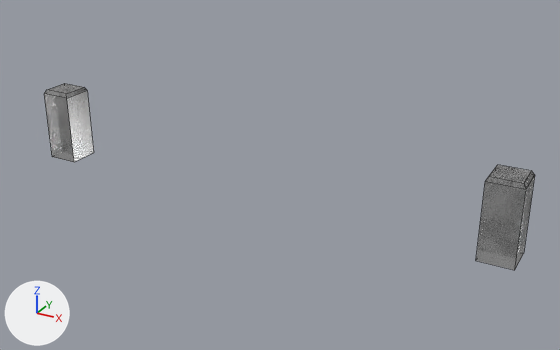
The FBX model Assets/04.Graphics/Environment/BoardGameRoom/12.TraditionalKoreanHouse/Models/Baked/TraditionalKoreanHouse_LightPaperA.fbx as it was, and as the next commit left it.
Camera for both pictures: a 50 mm camera at (2.58, -7.98, 2.45) aimed at (0.14, -3.55, 0.23). The lights are fixed; the arrows at lower left show +X, +Y and +Z. The first picture is the older version. Mesh edges are drawn as thin lines. Where no turn or scale is listed for an object, it has been applied to the vertices.

Objects in the first picture: 'TraditionalKoreanHouse_LightPaperA'.
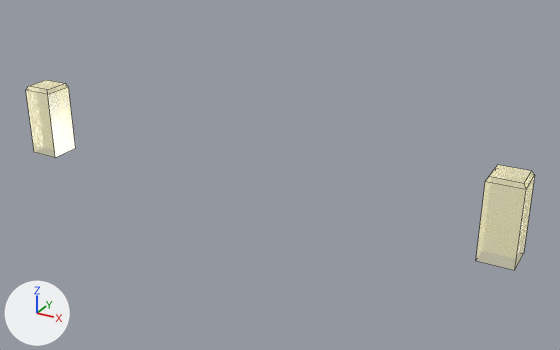
The newer file is also turned or shifted as a whole; pictures and numbers use the older file's frame.

The change, as a list of edits to the scene's bpy script:
```text
Change mat_traditionalkoreanhouse_lightpapera_mt:
    where n0 = _N.new('ShaderNodeBsdfPrincipled'); n0.name = 'Principled BSDF'
    add n0.inputs[28].default_value = 0.408  # 'Emission Strength'
    add n0.inputs[27].default_value = (0.643, 0.592, 0.309, 1.0)  # 'Emission Color', beige #d2ca97
Change me_mesh:
    used by ob_traditionalkoreanhouse_lightpapera; location = (0.0, -3.63, 0.327)
    remove me_mesh.from_pydata(...)  # 24 vertices, 18 faces; spans x -1.86..1.86, y -0.12..0.12, z -0.28..0.28
    add me_mesh.from_pydata(...)  # 24 vertices, 18 faces; spans x -2.06..1.86, y -0.12..0.12, z -0.28..0.28
    me_mesh part 1: the loose piece of 12 vertices spanning x -1.86..-1.63, y -0.12..0.12, z -0.28..0.28 is moved by (-0.2, 0.0, 0.0)
```

Where the change shows, as pixel boxes [x1, y1, x2, y2] in the pictures (560 x 350 px; the box of a moved part takes in the faces that stretch with it):
'TraditionalKoreanHouse_LightPaperA', recoloured, surface changed, reshaped: before [44, 83, 535, 270]; after [26, 80, 535, 270]
part 1 of me_mesh, moved or reshaped: before [44, 83, 94, 162]; after [26, 80, 75, 158]
